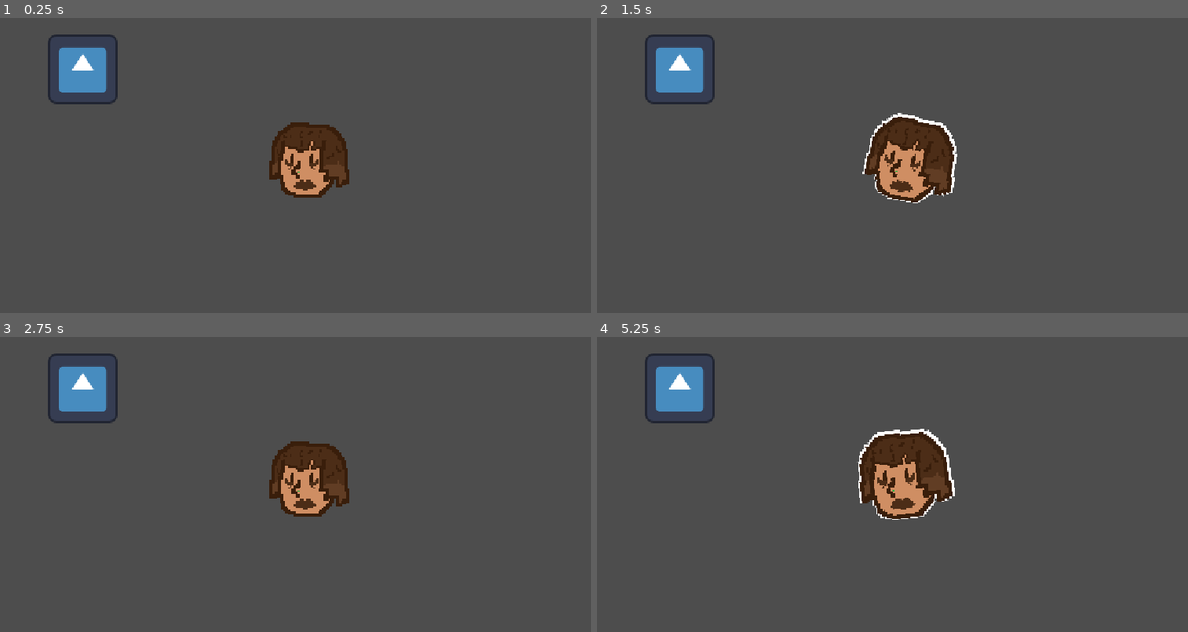
Above: before the commit, frames 1-4 (two rows, left to right).
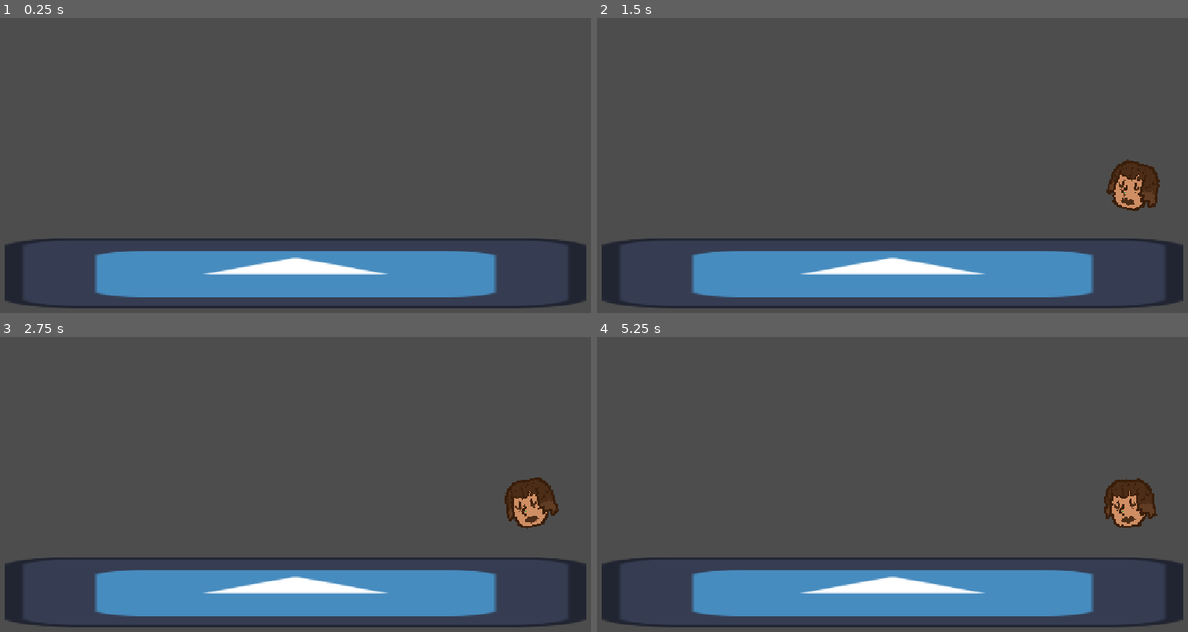
Above: after the commit, the same moments.

Repository: nw3570/the-great-tree
Game: Godot game, scene res://Testing/Scenes/testing_scene.tscn
Two runs of this game, one before a commit and one after it. Both use one fixed random seed, a clock stepped at 60 frames per second and the inputs below. The engine's default icon, where the game draws it, is replaced by a stand-in: a white triangle on a blue panel in a dark square.
Inputs (mouse positions are in pixels of both pictures, inside the frame that each line leads up to):
- Up to frame 1 (0.25 s): no input
- Up to frame 2 (1.5 s): tap Enter (ui_accept) at 0.5 s; move the mouse to (679, 68) at 0.52 s; hold Enter (ui_accept) 0.53-1.28 s; move the mouse to (898, 183) at 1.27 s; click (898, 183) at 1.35 s
- Up to frame 3 (2.75 s): tap Enter (ui_accept) at 1.52, 1.55, 1.82 s; move the mouse to (354, 390) at 2.02 s; hold Enter (ui_accept) from 2.03 s (still down)
- Up to frame 4 (5.25 s): move the mouse to (857, 540) at 2.77 s; release Enter (ui_accept) at 2.78 s; click (857, 540) at 2.85 s; tap Enter (ui_accept) at 3.02, 3.05, 3.32, 4.52, 4.55, 4.82 s; move the mouse to (1075, 522) at 3.52 s; hold Enter (ui_accept) 3.53-4.28 s; move the mouse to (697, 416) at 4.27 s; click (697, 416) at 4.35 s; move the mouse to (916, 469) at 5.02 s; hold Enter (ui_accept) from 5.03 s (still down)

The runs differ from the first frame. In frame 1, 18% of the frame differs, in the area x 0-100%, y 5-99%; in frame 2, 20%; in frame 3, 19%; in frame 4, 21%.

Commit message:
Created character class ( Incomplete )

Diff:
--- /dev/null
+++ b/Class_Scripts/character_class.gd
@@ -0,0 +1,69 @@
+extends CharacterBody2D
+class_name CHARACTER
+const CHARACTER_SHADER = preload("uid://r0qfsecxyya7")
+
+signal interact
+signal set_speak(Value : bool)
+
+
+var original_position : Vector2
+var marker : Marker2D
+var speaking : bool = false
+var ID : String
+var sprite : Sprite2D
+var shader_node : Sprite2D
+var DB : bool = true
+var animation_player : AnimationPlayer
+
+
+func _ready() -> void:
+	original_position = position
+	add_to_group("character")
+	for child in get_children():
+		if !child.is_in_group("object_sprite"): continue
+		sprite = child
+	ID = name.to_upper()
+	marker = get_parent().find_child("dialogue_speaker_marker")
+	animation_player = find_child("AnimationPlayer")
+	_shader_creator()
+
+func _init() -> void:
+	visible = false
+	set_speak.connect(_set_speak)
+	interact.connect(_on_interact)
+
+func _on_interact():
+	print("Interacted with "+ID)
+	_move()
+
+func _set_speak():
+	if (speaking): speaking = false; return
+	if (!speaking): speaking = true; return
+
+func _input(event: InputEvent) -> void:
+	if event.is_action_pressed("ui_accept"):
+		_shade()
+		_on_interact()
+
+func _shader_creator():
+	var new_node : Sprite2D = Sprite2D.new()
+	new_node.name = "SHADER"
+	new_node.texture = sprite.texture
+
+	add_child(new_node)
+	var MATERIAL : ShaderMaterial = ShaderMaterial.new()
+	MATERIAL.shader = CHARACTER_SHADER
+	new_node.material = MATERIAL
+	new_node.z_index += 1
+	shader_node = new_node
+	shader_node.visible = false
+
+func _shade():
+	if (!shader_node): return
+	if (shader_node.visible): shader_node.visible = false; return
+	if (!shader_node.visible): shader_node.visible = true; return
+
+func _move():
+	if (position != marker.position):position = marker.position
+	visible = true
+	animation_player.play("Wobble")
--- a/Class_Scripts/object_class.gd
+++ b/Class_Scripts/object_class.gd
@@ -74,9 +74,6 @@
 	var Randomizer : RandomNumberGenerator = RandomNumberGenerator.new()
 	var ran_rot : int = Randomizer.randi_range(-10,10)
 	var ran_scaler : float = Randomizer.randf_range(1.05, 1.2)
-
-	var target_rotation = original_rotation + ran_rot
-	var target_scale = original_scale * ran_scaler
 	rotation_degrees = rotation_degrees + ran_rot
 	scale = scale * ran_scaler
 
--- /dev/null
+++ b/Testing/Scenes/character.tscn
@@ -0,0 +1,77 @@
+[gd_scene format=3 uid="uid://devv4jdgbqjpt"]
+
+[ext_resource type="Script" uid="uid://cmgwhu7wxbnvt" path="res://Class_Scripts/character_class.gd" id="1_dwdmk"]
+[ext_resource type="Texture2D" uid="uid://dm5wr81f2a3i" path="res://pixil-frame-0.png" id="3_p4gct"]
+
+[sub_resource type="Animation" id="Animation_ctwg6"]
+length = 0.001
+tracks/0/type = "value"
+tracks/0/imported = false
+tracks/0/enabled = true
+tracks/0/path = NodePath("Sprite2D:rotation")
+tracks/0/interp = 1
+tracks/0/loop_wrap = true
+tracks/0/keys = {
+"times": PackedFloat32Array(0),
+"transitions": PackedFloat32Array(1),
+"update": 0,
+"values": [0.0]
+}
+tracks/1/type = "value"
+tracks/1/imported = false
+tracks/1/enabled = true
+tracks/1/path = NodePath(".:rotation")
+tracks/1/interp = 1
+tracks/1/loop_wrap = true
+tracks/1/keys = {
+"times": PackedFloat32Array(0),
+"transitions": PackedFloat32Array(1),
+"update": 0,
+"values": [0.0]
+}
+
+[sub_resource type="Animation" id="Animation_blccq"]
+resource_name = "Wobble"
+length = 0.8
+loop_mode = 1
+tracks/0/type = "value"
+tracks/0/imported = false
+tracks/0/enabled = true
+tracks/0/path = NodePath("Sprite2D:rotation")
+tracks/0/interp = 1
+tracks/0/loop_wrap = true
+tracks/0/keys = {
+"times": PackedFloat32Array(),
+"transitions": PackedFloat32Array(),
+"update": 0,
+"values": []
+}
+tracks/1/type = "value"
+tracks/1/imported = false
+tracks/1/enabled = true
+tracks/1/path = NodePath(".:rotation")
+tracks/1/interp = 1
+tracks/1/loop_wrap = true
+tracks/1/keys = {
+"times": PackedFloat32Array(0, 0.2, 0.6, 0.8),
+"transitions": PackedFloat32Array(1, 1, 1, 1),
+"update": 0,
+"values": [0.0, 0.2617994, -0.2617994, 0.0]
+}
+
+[sub_resource type="AnimationLibrary" id="AnimationLibrary_p4gct"]
+_data = {
+&"RESET": SubResource("Animation_ctwg6"),
+&"Wobble": SubResource("Animation_blccq")
+}
+
+[node name="CHARACTER" type="CharacterBody2D" unique_id=1652545502]
+scale = Vector2(0.23572865, 0.23572865)
+script = ExtResource("1_dwdmk")
+metadata/_custom_type_script = "uid://cmgwhu7wxbnvt"
+
+[node name="Sprite2D" type="Sprite2D" parent="." unique_id=2108171126 groups=["object_sprite"]]
+texture = ExtResource("3_p4gct")
+
+[node name="AnimationPlayer" type="AnimationPlayer" parent="." unique_id=1338139247]
+libraries/ = SubResource("AnimationLibrary_p4gct")
--- a/Testing/Scenes/testing_scene.tscn
+++ b/Testing/Scenes/testing_scene.tscn
@@ -3,12 +3,26 @@
 [ext_resource type="Script" uid="uid://c0qk6h1uslhkt" path="res://Testing/testing_scene.gd" id="1_leg4p"]
 [ext_resource type="PackedScene" uid="uid://dp3h2yakcelh" path="res://Testing/Scenes/test_object.tscn" id="2_tbog4"]
 [ext_resource type="PackedScene" uid="uid://qqsd43stg54w" path="res://Testing/Scenes/face.tscn" id="3_vfkow"]
+[ext_resource type="PackedScene" uid="uid://devv4jdgbqjpt" path="res://Testing/Scenes/character.tscn" id="4_tbog4"]
+[ext_resource type="Texture2D" uid="uid://dnqt3esesko72" path="res://icon.svg" id="5_vfkow"]
 
 [node name="TestingScene" type="Node2D" unique_id=154028671]
 script = ExtResource("1_leg4p")
 
 [node name="TestObject" parent="." unique_id=2024803525 instance=ExtResource("2_tbog4")]
-position = Vector2(195, 176)
+position = Vector2(-145, 290)
 
 [node name="FACE" parent="." unique_id=1461031438 instance=ExtResource("3_vfkow")]
-position = Vector2(595, 383)
+position = Vector2(1576, 182.00002)
+
+[node name="CHARACTER" parent="." unique_id=1652545502 instance=ExtResource("4_tbog4")]
+position = Vector2(509, 210)
+scale = Vector2(0.12853894, 0.13023421)
+
+[node name="dialogue_speaker_marker" type="Marker2D" parent="." unique_id=1308181956]
+position = Vector2(1013, 414)
+
+[node name="Icon" type="Sprite2D" parent="." unique_id=1435793021]
+position = Vector2(585.5, 550)
+scale = Vector2(8.3359375, 1)
+texture = ExtResource("5_vfkow")
--- /dev/null
+++ b/Testing/character.gdshader
@@ -0,0 +1,15 @@
+shader_type canvas_item;
+
+void vertex() {
+	// Called for every vertex the material is visible on.
+}
+
+void fragment() {
+	vec4 tex = texture(TEXTURE, UV);
+	COLOR = vec4(0, 0, 0, tex.a * 0.4);
+}
+
+//void light() {
+//	// Called for every pixel for every light affecting the CanvasItem.
+//	// Uncomment to replace the default light processing function with this one.
+//}
--- a/project.godot
+++ b/project.godot
@@ -24,6 +24,7 @@
 
 game_object=""
 object_sprite=""
+character=""
 
 [input]
 
Not shown, added: Class_Scripts/character_class.gd.uid
Not shown, added: Testing/character.gdshader.uid
